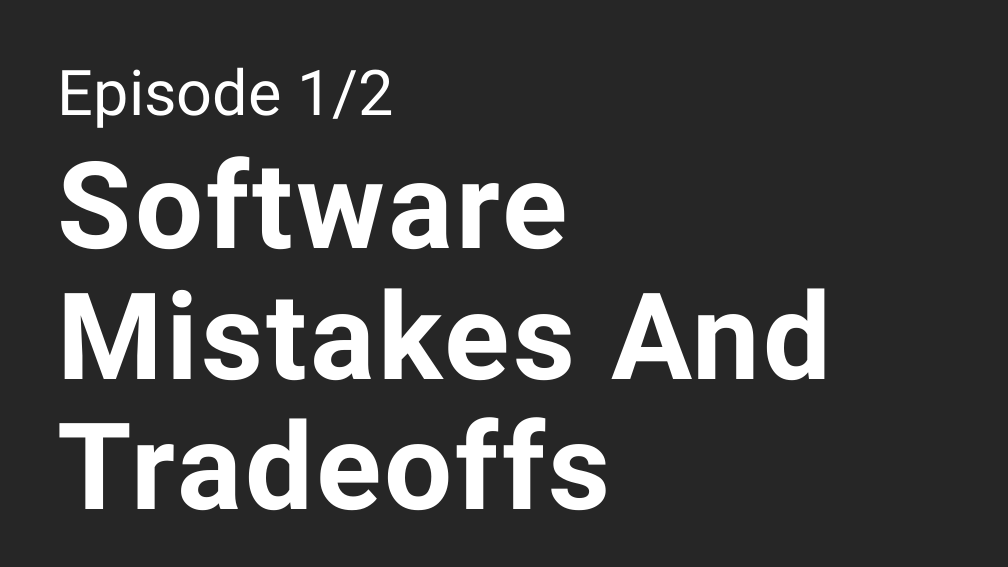
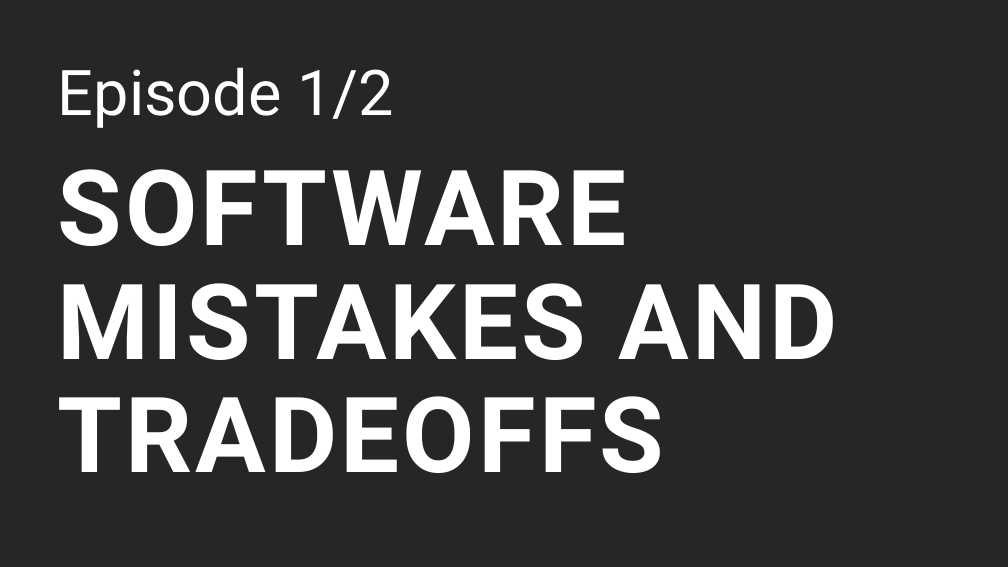
Before and after one commit to naruepanart/youtube-thumbnail, a slide deck: slide 1 of Youtube-Thumbnail.pptx. Drawn at 1008x567 pixels with LibreOffice and Linux fonts; fonts in the diff are those of the drawing. Boxes give left, top, right and bottom in pixels: in the first picture for what was removed or moved away, otherwise in the second. Text is boxed around its words. In the diff, an @@ line names an element or a change of style, - is before the commit and + after.

```diff
--- a/Youtube-Thumbnail.pptx
+++ b/Youtube-Thumbnail.pptx
@@ text "SOFTWARE MISTAKES AND TRADEOFFS" at (58,169,838,473): vertical alignment middle to top @@
@@ text at (58,169,838,473): text changed; size 115 to 100 pt @@
-Software Mistakes And Tradeoffs
+SOFTWARE MISTAKES AND TRADEOFFS
```
Also in this commit, not shown: 2 other slides changed.
